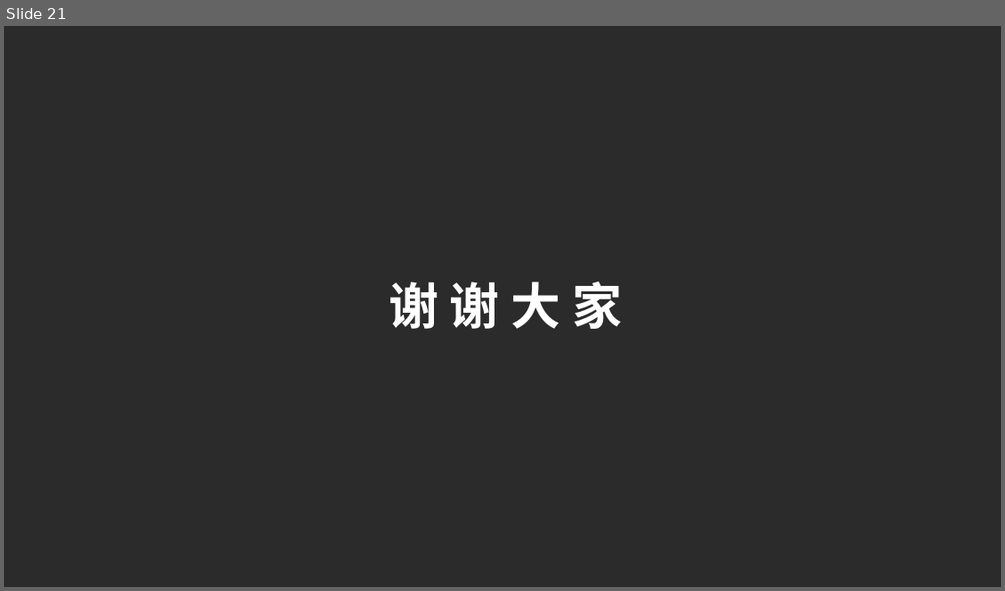
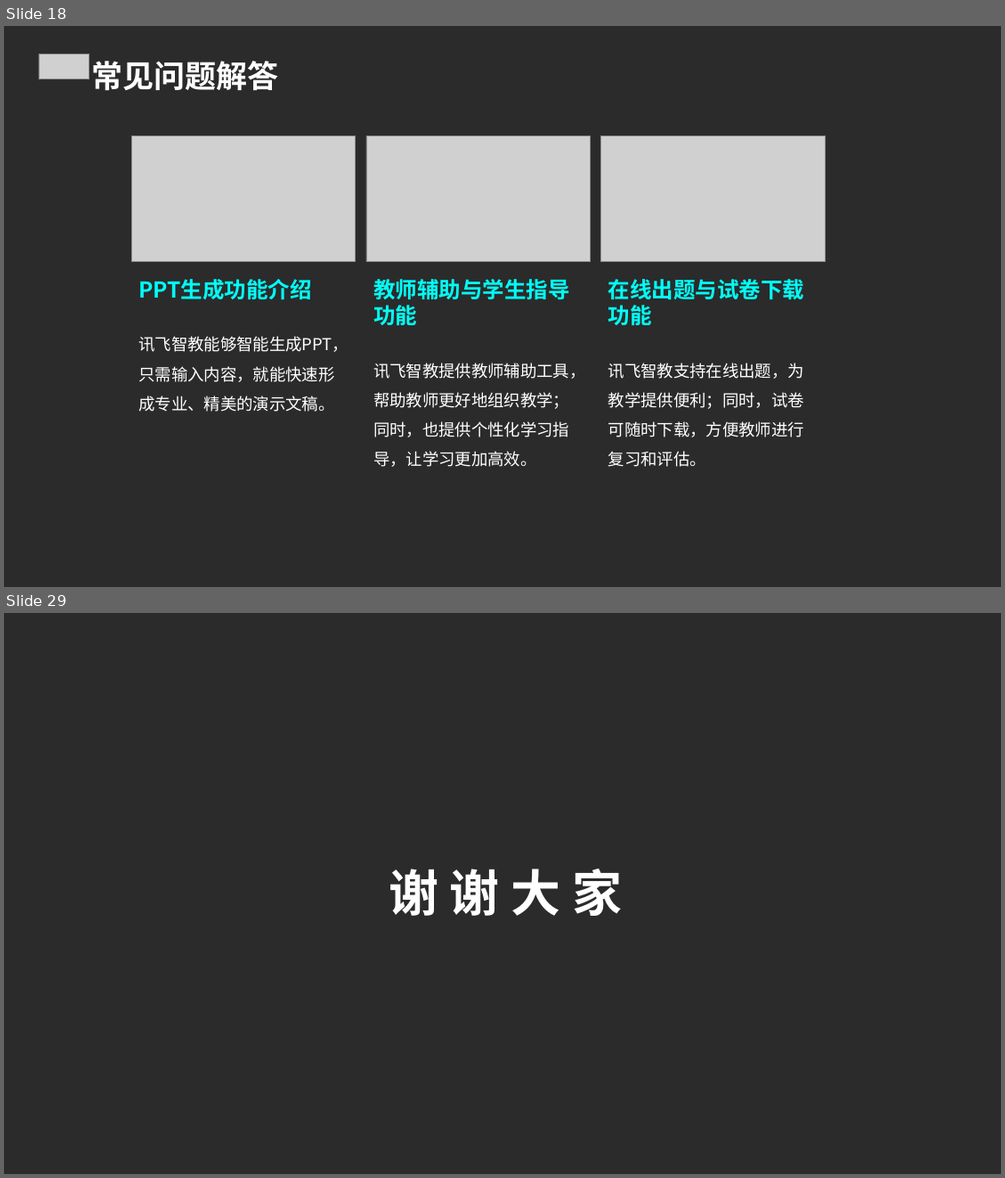
Before and after one commit to FlashLizard/Intelligent_Learning_Platform, a slide deck: src/generate_ppt/generate_ppt/ppttmp.ppt. Shown one above the other, each under a label of ours: slide 21 before the commit, slides 18 and 29 after it; the slides between them are not shown. The pictures are 1005x591 and 1005x1178 pixels, drawn with LibreOffice and Linux fonts; fonts in the diff are those of the drawing; grey boxes stand for pictures; background and template pictures are left out; a plain dark background stands for a picture behind light text. Boxes give left, top, right and bottom in pixels: in the first picture for what was removed or moved away, otherwise in the second. Text is boxed around its words. In the diff, an @@ line names an element or a change of style, - is before the commit and + after.

Commit message:
ppt生成图像识别后端报错，随堂助手ui文本框待完成

```diff
--- a/src/generate_ppt/generate_ppt/ppttmp.ppt
+++ b/src/generate_ppt/generate_ppt/ppttmp.ppt
@@ slide 18 added at [4, 26, 1001, 587], background picture (left out) @@
@@ picture added at [39, 54, 89, 79] @@
@@ text added at [92, 61, 279, 90], 30 pt, text #FFFFFF, bold @@
+常见问题解答
@@ picture added at [131, 136, 356, 262] @@
@@ picture added at [366, 136, 591, 262] @@
@@ picture added at [600, 136, 825, 262] @@
@@ text added at [138, 279, 334, 411], 15.8 pt, text #FFFFFF @@
+PPT生成功能介绍
+讯飞智教能够智能生成PPT，只需输入内容，就能快速形成专业、精美的演示文稿。
@@ text added at [373, 279, 585, 467], 15.8 pt, text #FFFFFF @@
+教师辅助与学生指导功能
+讯飞智教提供教师辅助工具，帮助教师更好地组织教学；同时，也提供个性化学习指导，让学习更加高效。
@@ text added at [608, 279, 805, 467], 15.8 pt, text #FFFFFF @@
+在线出题与试卷下载功能
+讯飞智教支持在线出题，为教学提供便利；同时，试卷可随时下载，方便教师进行复习和评估。
@@ what was slide 21 is now slide 29 @@
```
Also in this commit, not shown: 11 slides changed, 16 other slides added, 9 slides removed, 17 other files.
